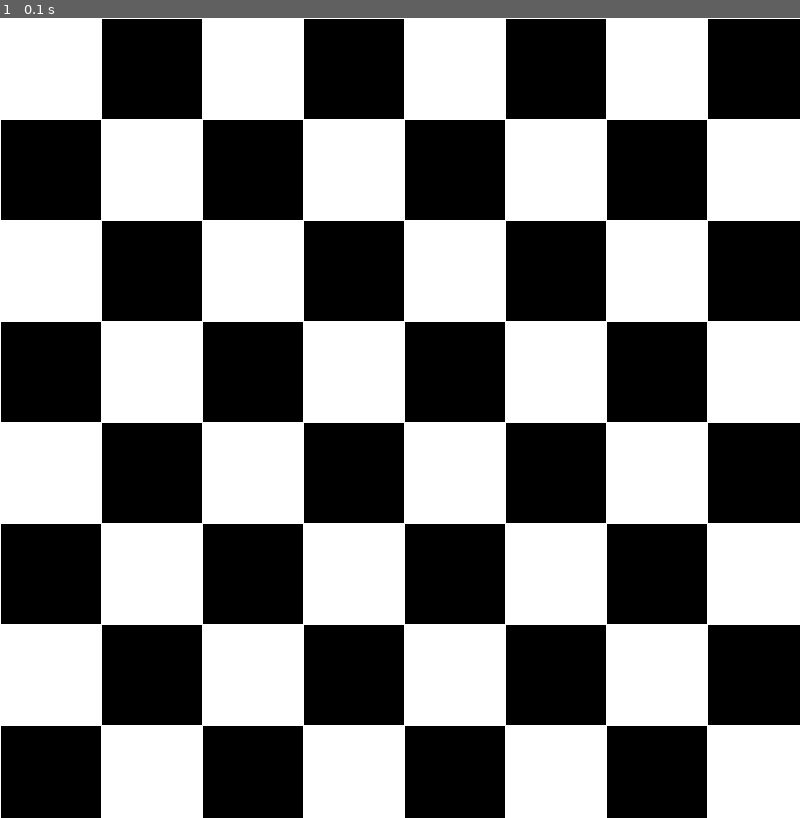
Above: before the commit, frame 1.
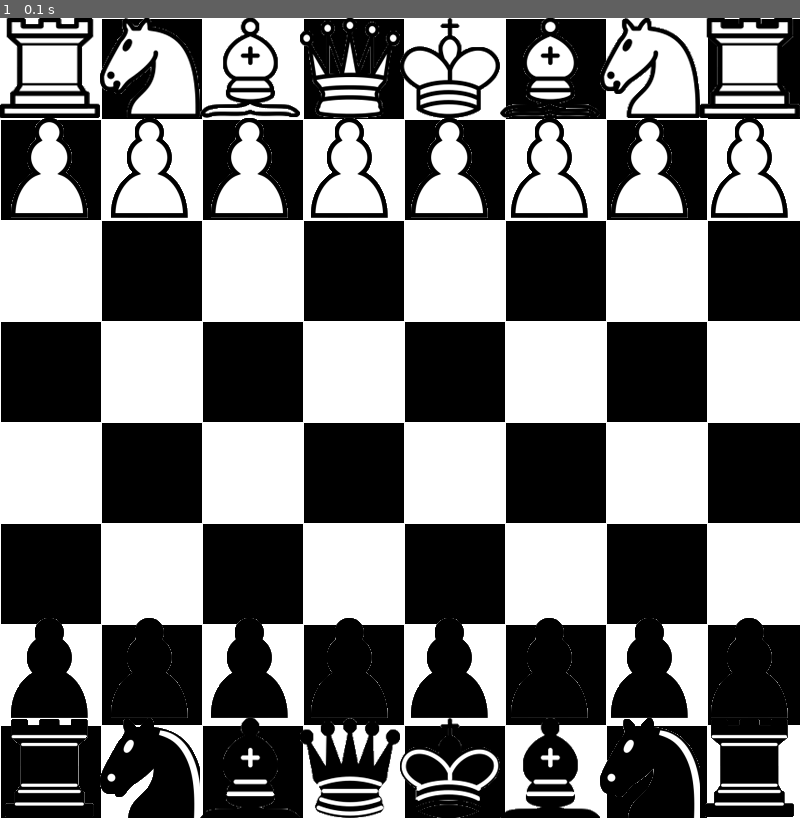
Above: after the commit, the same moment.

Repository: CaptainDeathead/Plazma-Chess
Game: pygame game, started from main.py
Two runs of this game, one before a commit and one after it. Both use one fixed random seed, a clock stepped at 60 frames per second and the inputs below.
Inputs:
- Up to frame 1 (0.1 s): no input

The runs differ from the first frame. In frame 1, 15% of the frame differs, in the area x 0-100%, y 0-100%.

Commit message:
added clickable pieces

Diff:
--- a/main.py
+++ b/main.py
@@ -2,35 +2,6 @@
 import sys
 
 pygame.init()
-
-# make a grid of 8x8
-grid = [[0 for x in range(8)] for y in range(8)]
-
-# make the white pieces list
-white_pieces = [
-    "Rook", "Knight", "Bishop", "Queen", "King", "Bishop", "Knight", "Rook",
-    "Pawn", "Pawn", "Pawn", "Pawn", "Pawn", "Pawn", "Pawn", "Pawn"
-]
-
-# make the black pieces list
-black_pieces = [
-    "Rook", "Knight", "Bishop", "Queen", "King", "Bishop", "Knight", "Rook",
-    "Pawn", "Pawn", "Pawn", "Pawn", "Pawn", "Pawn", "Pawn", "Pawn"
-]
-
-# set the white pieces on the grid
-for i in range(8):
-    grid[0][i] = white_pieces[i]
-    grid[1][i] = white_pieces[i + 8]
-
-# set the black pieces on the grid
-for i in range(8):
-    grid[7][i] = black_pieces[i]
-    grid[6][i] = black_pieces[i + 8]
-
-# print the grid
-for i in range(8):
-    print(grid[i])
 
 # set the screen size
 screen = pygame.display.set_mode((800, 800))
@@ -52,6 +23,9 @@
 # set the margin between each cell
 margin = 1
 
+# make a grid of 8x8
+grid = [[0 for x in range(8)] for y in range(8)]
+
 # draw the grid
 for row in range(8):
     for column in range(8):
@@ -61,14 +35,68 @@
             color = black
         pygame.draw.rect(screen, color, [(margin + width) * column + margin, (margin + height) * row + margin, width, height])
 
+# preload the sprites
+sprites = {
+    "WhiteRook": pygame.image.load("Sprites/White Rook.png"),
+    "WhiteKnight": pygame.image.load("Sprites/White Knight.png"),
+    "WhiteBishop": pygame.image.load("Sprites/White Bishop.png"),
+    "WhiteQueen": pygame.image.load("Sprites/White Queen.png"),
+    "WhiteKing": pygame.image.load("Sprites/White King.png"),
+    "WhitePawn": pygame.image.load("Sprites/White Pawn.png"),
+    "BlackRook": pygame.image.load("Sprites/Black Rook.png"),
+    "BlackKnight": pygame.image.load("Sprites/Black Knight.png"),
+    "BlackBishop": pygame.image.load("Sprites/Black Bishop.png"),
+    "BlackQueen": pygame.image.load("Sprites/Black Queen.png"),
+    "BlackKing": pygame.image.load("Sprites/Black King.png"),
+    "BlackPawn": pygame.image.load("Sprites/Black Pawn.png")
+}
+
+# make the white pieces list
+white_pieces = [
+    "WhiteRook", "WhiteKnight", "WhiteBishop", "WhiteQueen", "WhiteKing", "WhiteBishop", "WhiteKnight", "WhiteRook",
+    "WhitePawn", "WhitePawn", "WhitePawn", "WhitePawn", "WhitePawn", "WhitePawn", "WhitePawn", "WhitePawn"
+]
+
+# make the black pieces list
+black_pieces = [
+    "BlackPawn", "BlackPawn", "BlackPawn", "BlackPawn", "BlackPawn", "BlackPawn", "BlackPawn", "BlackPawn",
+    "BlackRook", "BlackKnight", "BlackBishop", "BlackQueen", "BlackKing", "BlackBishop", "BlackKnight", "BlackRook"
+]
+
+# set the white pieces on the grid
+for i in range(8):
+    grid[0][i] = white_pieces[i]
+    screen.blit(sprites[white_pieces[i]], (i * 100, 0))
+    grid[1][i] = white_pieces[i + 8]
+    screen.blit(sprites[white_pieces[i + 8]], (i * 100, 100))
+
+# set the black pieces on the grid
+for i in range(8):
+    grid[6][i] = black_pieces[i]
+    screen.blit(sprites[black_pieces[i]], (i * 100, 600))
+    grid[7][i] = black_pieces[i + 8]
+    screen.blit(sprites[black_pieces[i + 8]], (i * 100, 700))
+
+# print the grid
+for i in range(8):
+    print(grid[i])
+
 # update the screen
 pygame.display.flip()
 
 # keep the screen open
 while True:
+
+    # check if the user pressed a piece
     for event in pygame.event.get():
         if event.type == pygame.QUIT:
             pygame.quit()
             sys.exit()
+        if event.type == pygame.MOUSEBUTTONDOWN:
+            pos = pygame.mouse.get_pos()
+            column = pos[0] // (width + margin)
+            row = pos[1] // (height + margin)
+            # print the piece that was pressed
+            print(grid[row][column])
 
 # Path: main.py
Binary file added: Sprites/Black Bishop.png
Binary file added: Sprites/Black King.png
Binary file added: Sprites/Black Knight.png
Binary file added: Sprites/Black Pawn.png
Binary file added: Sprites/Black Queen.png
Binary file added: Sprites/Black Rook.png
Binary file added: Sprites/White Bishop.png
Binary file added: Sprites/White King.png
Binary file added: Sprites/White Knight.png
Binary file added: Sprites/White Pawn.png
Binary file added: Sprites/White Queen.png
Binary file added: Sprites/White Rook.png
(and 12 more such lines)
